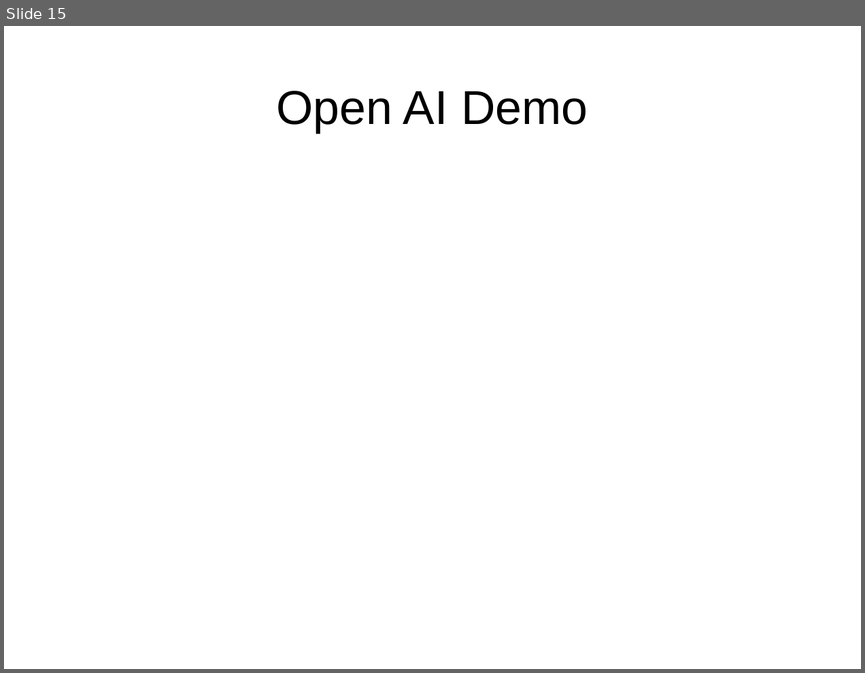
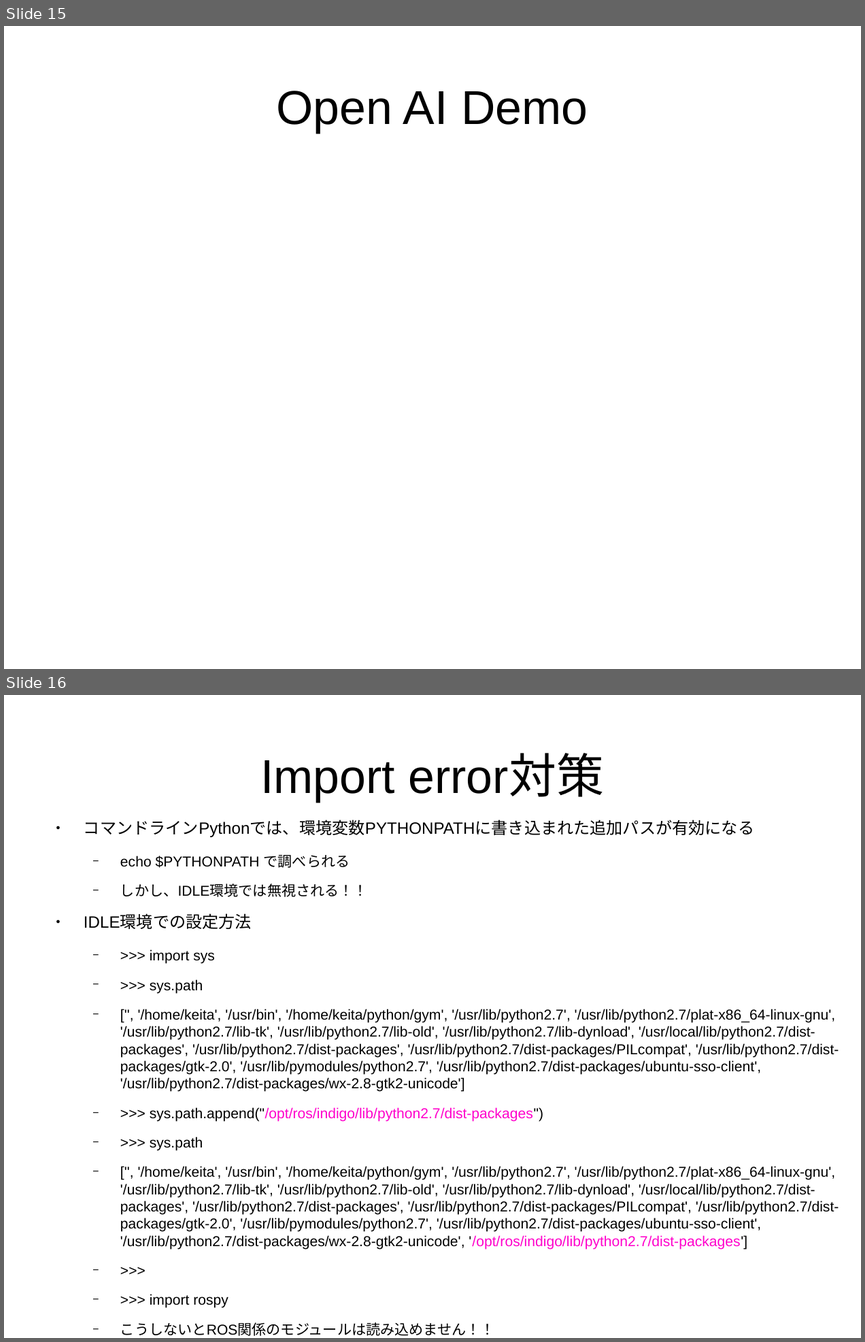
Before and after one commit to masakiyamamotobb/doc, a slide deck: Python_memo.odp. Shown one above the other, each under a label of ours: slide 15 before the commit, slides 15 and 16 after it. The pictures are 865x673 and 865x1342 pixels, drawn with LibreOffice and Linux fonts; fonts in the diff are those of the drawing; background and template pictures are left out. Boxes give left, top, right and bottom in pixels: in the first picture for what was removed or moved away, otherwise in the second. Text is boxed around its words. In the diff, an @@ line names an element or a change of style, - is before the commit and + after.

```diff
--- a/Python_memo.odp
+++ b/Python_memo.odp
@@ slide 16 added at box(4, 695, 861, 1338), background #FFFFFF @@
@@ title added at box(260, 755, 604, 802), 44 pt, text #000000 @@
+Import error対策
@@ text added at box(84, 819, 838, 1308), 13.3 pt, text #000000 @@
+● コマンドラインPythonでは、環境変数PYTHONPATHに書き込まれた追加パスが有効になる
+  − echo $PYTHONPATH で調べられる
+  − しかし、IDLE環境では無視される！！
+● IDLE環境での設定方法
+  − >>> import sys
+  − >>> sys.path
+  − ['', '/home/keita', '/usr/bin', '/home/keita/python/gym', '/usr/lib/python2.7', '/usr/lib/python2.7/plat-x86_64-linux-gnu', '/usr/lib/python2.7/lib-tk', '/usr/lib/python2.7/lib-old', '/usr/lib/python2.7/lib-dynload', '/usr/local/lib/python2.7/dist-packages', '/usr/lib/python2.7/dist-packages', '/usr/lib/python2.7/dist-packages/PILcompat', '/usr/lib/python2.7/dist-packages/gtk-2.0', '/usr/lib/pymodules/python2.7', '/usr/lib/python2.7/dist-packages/ubuntu-sso-client', '/usr/lib/python2.7/dist-packages/wx-2.8-gtk2-unicode']
+  − >>> sys.path.append("/opt/ros/indigo/lib/python2.7/dist-packages")
+  − >>> sys.path
+  − ['', '/home/keita', '/usr/bin', '/home/keita/python/gym', '/usr/lib/python2.7', '/usr/lib/python2.7/plat-x86_64-linux-gnu', '/usr/lib/python2.7/lib-tk', '/usr/lib/python2.7/lib-old', '/usr/lib/python2.7/lib-dynload', '/usr/local/lib/python2.7/dist-packages', '/usr/lib/python2.7/dist-packages', '/usr/lib/python2.7/dist-packages/PILcompat', '/usr/lib/python2.7/dist-packages/gtk-2.0', '/usr/lib/pymodules/python2.7', '/usr/lib/python2.7/dist-packages/ubuntu-sso-client', '/usr/lib/python2.7/dist-packages/wx-2.8-gtk2-unicode', '/opt/ros/indigo/lib/python2.7/dist-packages']
+  − >>>
+  − >>> import rospy
+  − こうしないとROS関係のモジュールは読み込めません！！
```
Also in this commit, not shown: 2 other files.
